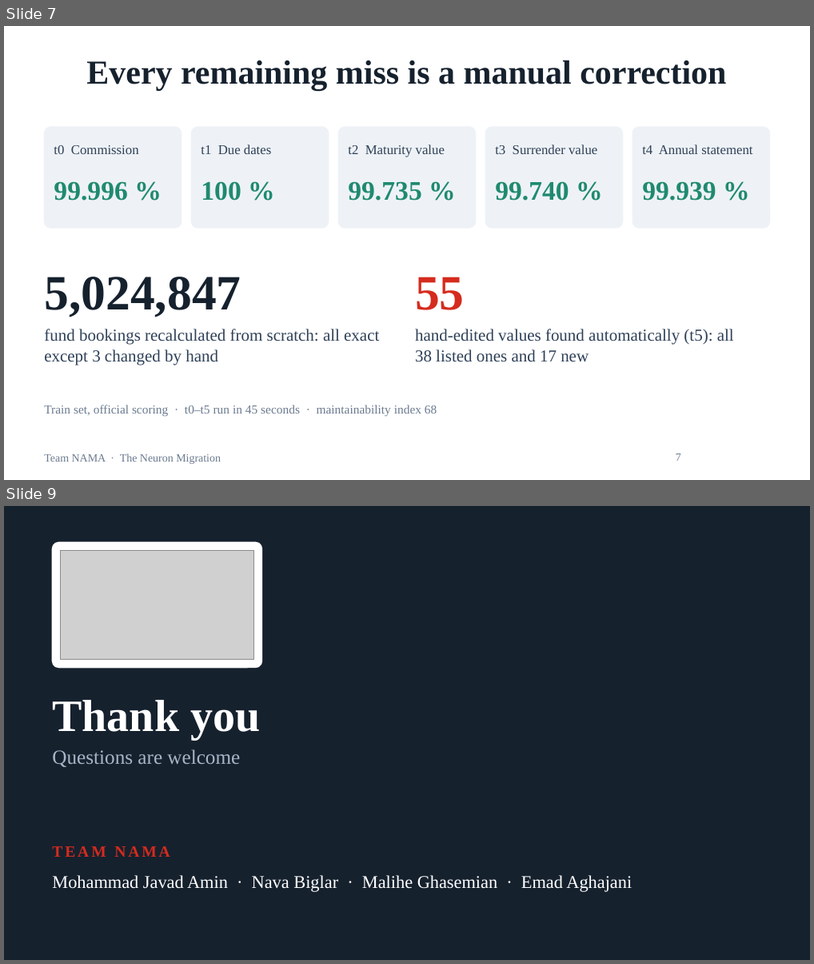
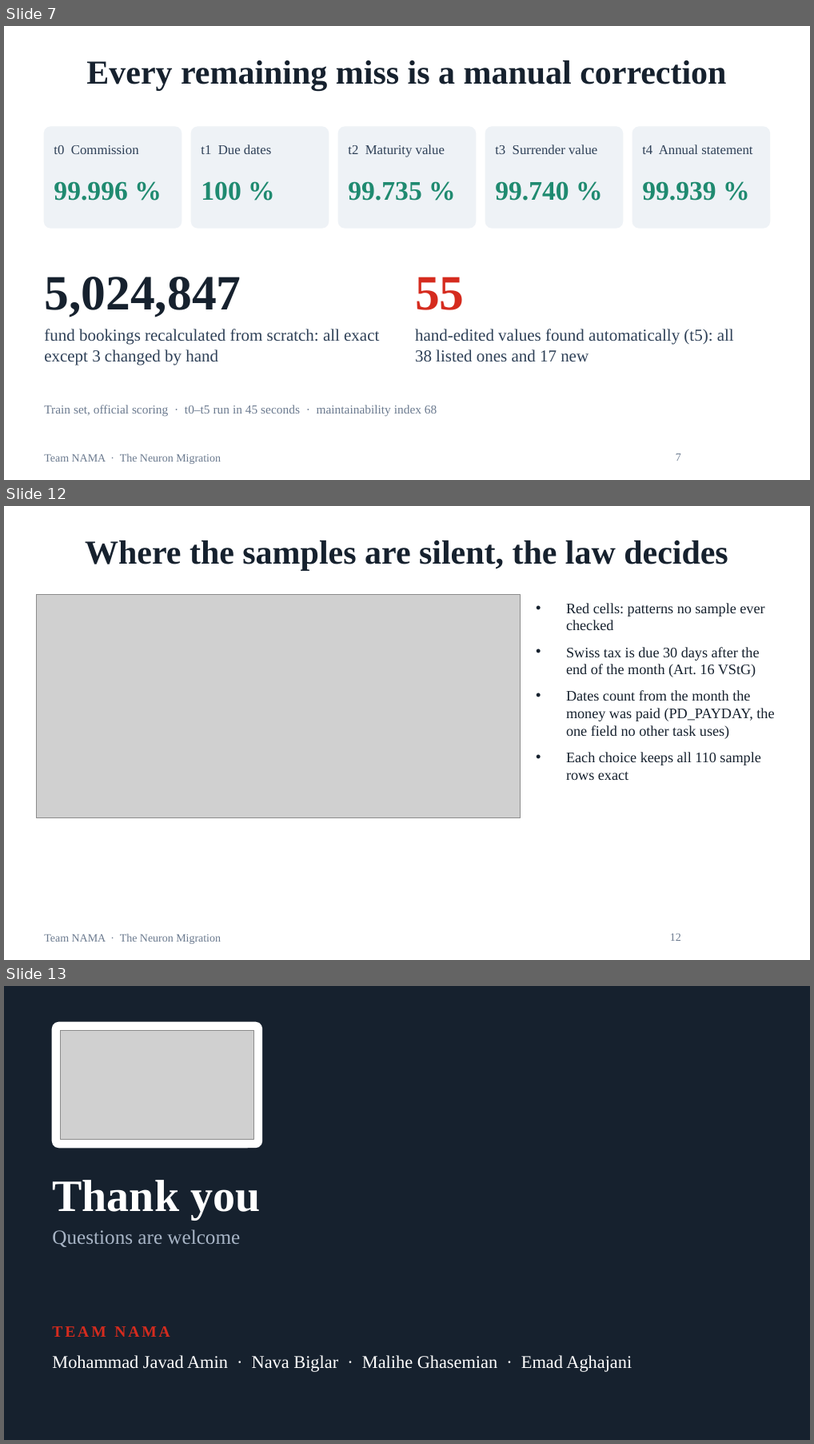
Before and after one commit to mj-amin-ece/Lifeware-Challenge, a slide deck: presentation/NAMA_Neuron_Migration.pptx. Shown one above the other, each under a label of ours: slides 7 and 9 before the commit, slides 7, 12 and 13 after it; the slides between them are not shown. The pictures are 814x964 and 814x1444 pixels, drawn with LibreOffice and Linux fonts; fonts in the diff are those of the drawing; grey boxes stand for pictures; background and template pictures are left out. Boxes give left, top, right and bottom in pixels: in the first picture for what was removed or moved away, otherwise in the second. Text is boxed around its words. In the diff, an @@ line names an element or a change of style, - is before the commit and + after.

```diff
--- a/presentation/NAMA_Neuron_Migration.pptx
+++ b/presentation/NAMA_Neuron_Migration.pptx
@@ slide 12 added at (4,506,810,960), background #FFFFFF; not listed: 1 template element that a slide beside it also shows @@
@@ title added at (85,540,728,570), 30 pt, text #16212E, bold @@
+Where the samples are silent, the law decides
@@ picture added at (36,595,520,818) @@
@@ text added at (566,603,774,780), 13 pt, text #16212E @@
+• Red cells: patterns no sample ever checked
+• Swiss tax is due 30 days after the end of the month (Art. 16 VStG)
+• Dates count from the month the money was paid (PD_PAYDAY, the one field no other task uses)
+• Each choice keeps all 110 sample rows exact
@@ page number added at (670,933,682,940), 10 pt, text #6B7A8F @@
+12
@@ what was slide 9 is now slide 13 @@
```
Also in this commit, not shown: 4 other slides added, 1 slide removed, 2 other files.
